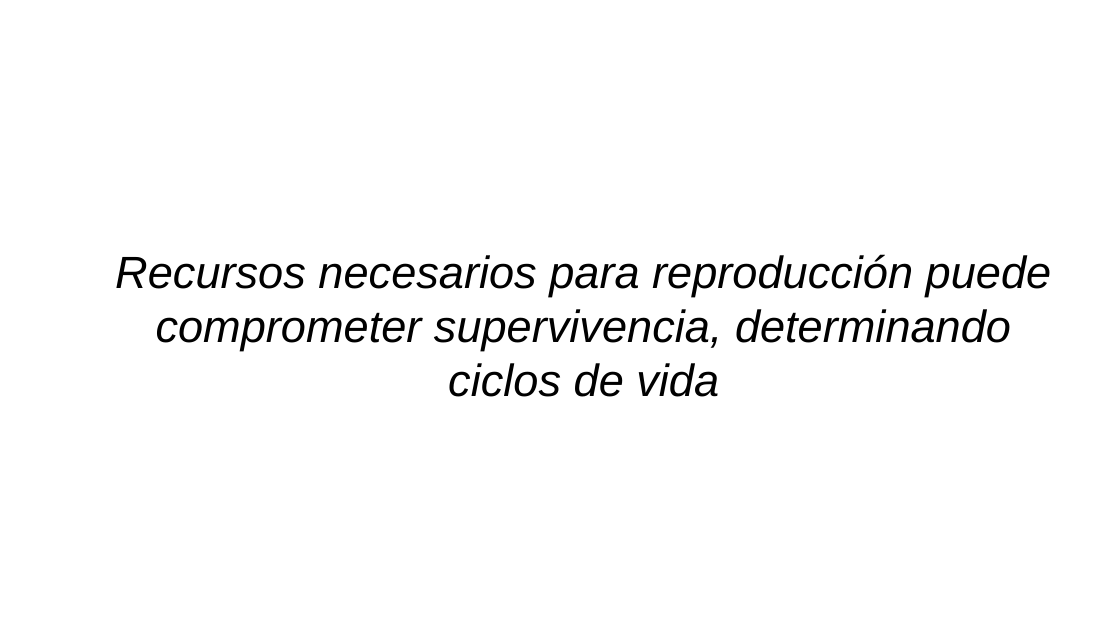
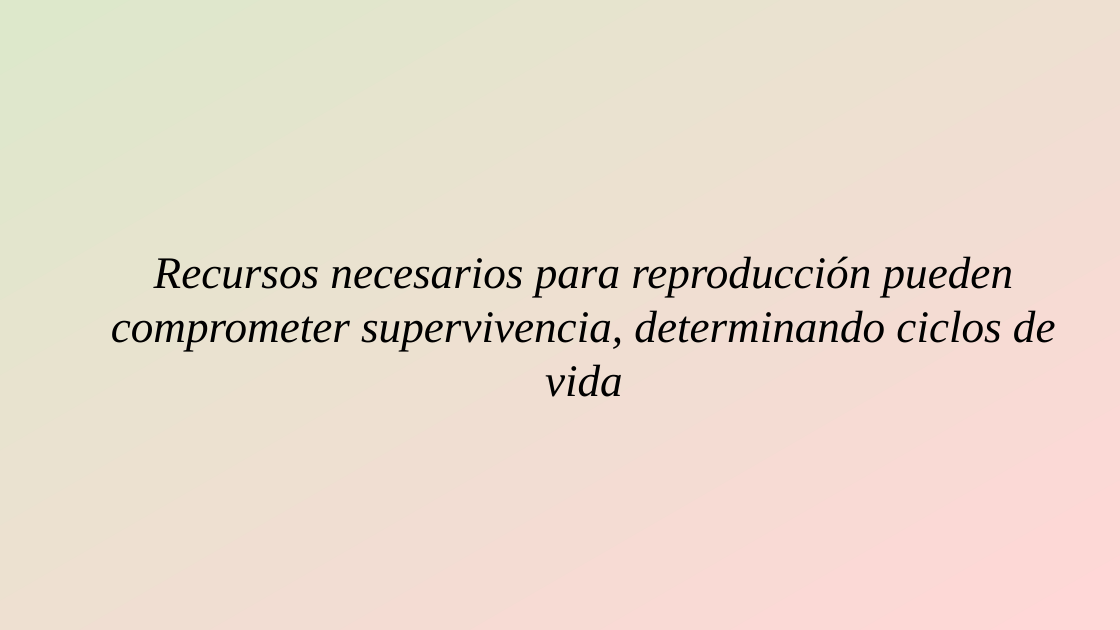
Before and after one commit to gerardommc/Ecologia-poblaciones, a slide deck: slide 7 of Unidad-1/Ciclos-vida.odp. Drawn at 1120x630 pixels with LibreOffice and Linux fonts; fonts in the diff are those of the drawing. Boxes give left, top, right and bottom in pixels: in the first picture for what was removed or moved away, otherwise in the second. Text is boxed around its words. In the diff, an @@ line names an element or a change of style, - is before the commit and + after.

Commit message:
Ciclos vida 2

```diff
--- a/Unidad-1/Ciclos-vida.odp
+++ b/Unidad-1/Ciclos-vida.odp
@@ background #FFFFFF to gradient #DDE8CB to #FFD7D7 @@
@@ text at <box>111,256,1056,397</box>: text changed; font Arial to Times New Roman @@
-Recursos necesarios para reproducción puede comprometer supervivencia, determinando ciclos de vida
+Recursos necesarios para reproducción pueden comprometer supervivencia, determinando ciclos de vida
```
Also in this commit, not shown: 15 other slides changed, 1 other file.
